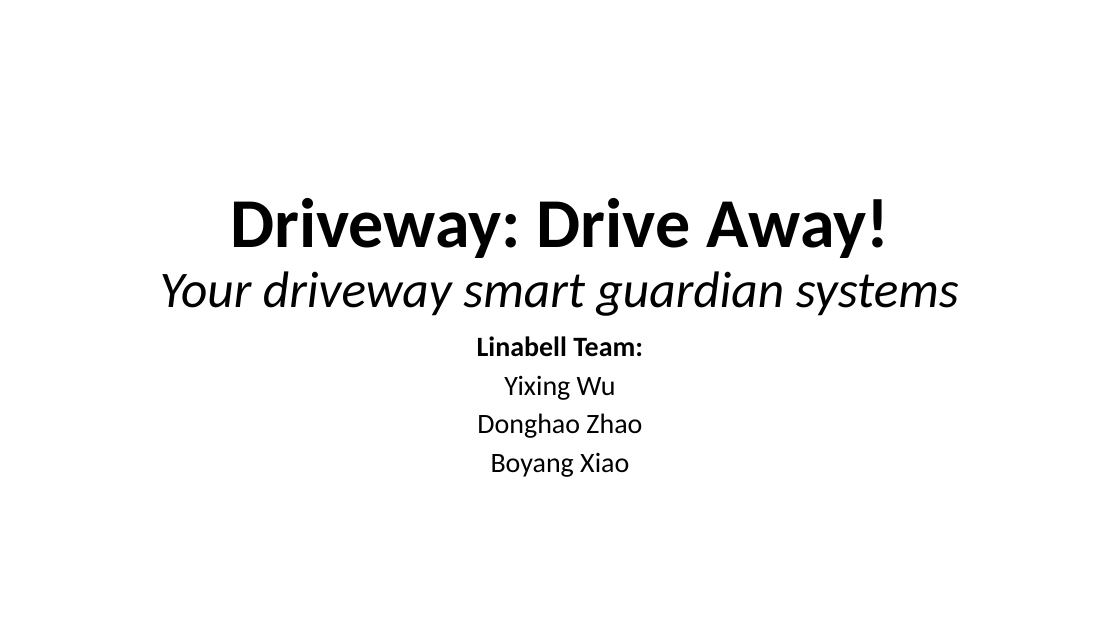
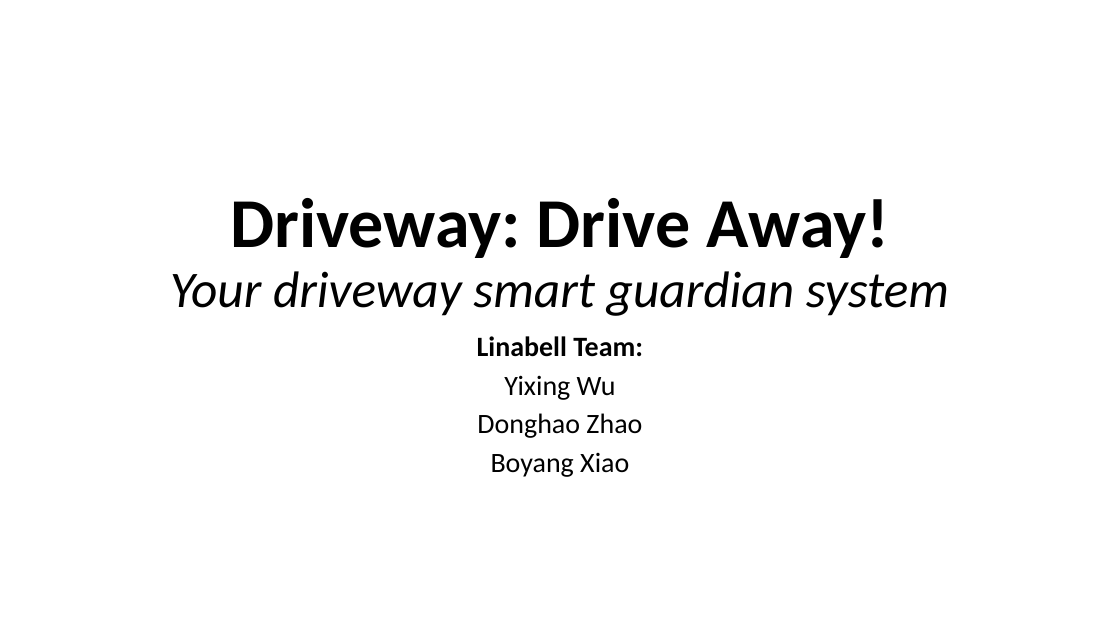
Before and after one commit to SeanXiaoby/ee542_projects, a slide deck: slide 1 of Final Project/finalprojprop.pptx. Drawn at 1120x630 pixels with LibreOffice and Linux fonts; fonts in the diff are those of the drawing. Boxes give left, top, right and bottom in pixels: in the first picture for what was removed or moved away, otherwise in the second. Text is boxed around its words. In the diff, an @@ line names an element or a change of style, - is before the commit and + after.

```diff
--- a/Final Project/finalprojprop.pptx
+++ b/Final Project/finalprojprop.pptx
@@ title at bbox=[170, 198, 949, 316]: text changed @@
-Driveway: Drive Away!
-Your driveway smart guardian systems
+Driveway: Drive Away!
+Your driveway smart guardian system
```
Also in this commit, not shown: 4 other files.
